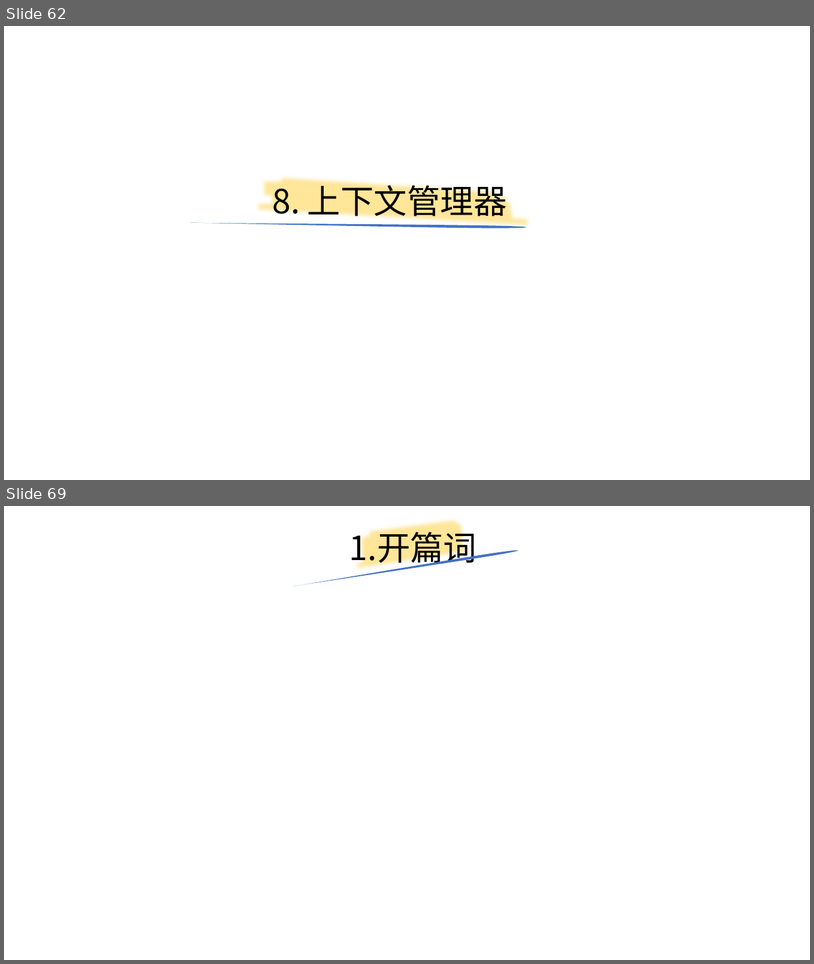
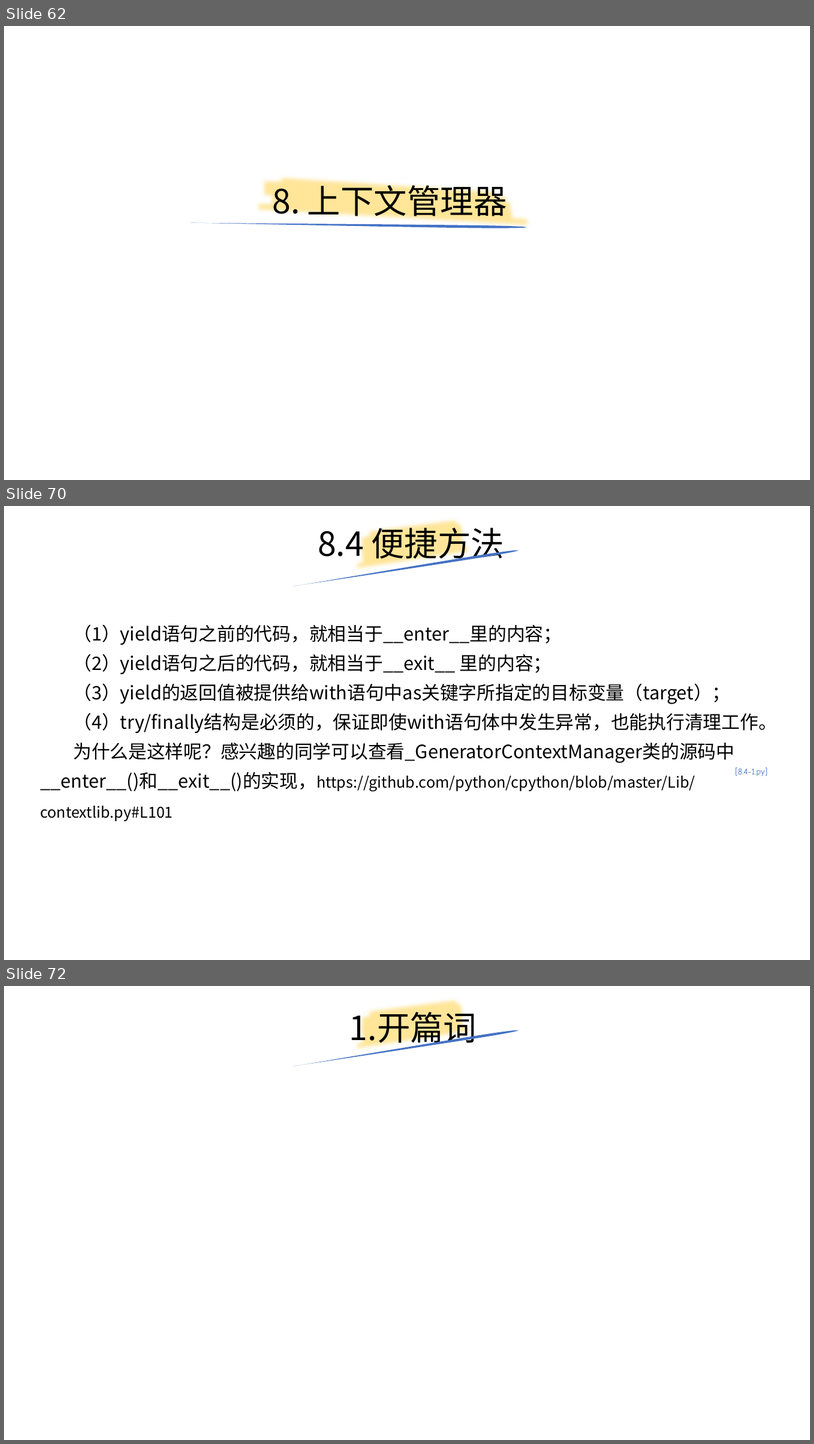
Before and after one commit to yiwenliu/CorePython, a slide deck: PPT/CorePython.pptx. Shown one above the other, each under a label of ours: slides 62 and 69 before the commit, slides 62, 70 and 72 after it; the slides between them are not shown. The pictures are 814x964 and 814x1444 pixels, drawn with LibreOffice and Linux fonts; fonts in the diff are those of the drawing. Boxes give left, top, right and bottom in pixels: in the first picture for what was removed or moved away, otherwise in the second. Text is boxed around its words. In the diff, an @@ line names an element or a change of style, - is before the commit and + after.

```diff
--- a/PPT/CorePython.pptx
+++ b/PPT/CorePython.pptx
@@ slide 70 added at (4,506,810,960), background #FFFFFF @@
@@ title added at (318,522,504,564), 39.6 pt, text #000000 @@
+8.4 便捷方法
@@ freeform shape added at (353,506,476,586), outline #FFE699 16 pt @@
@@ freeform shape added at (292,549,519,586), fill #4472C4 @@
@@ text added at (40,624,777,791), 22 pt, text #000000 @@
+（1）yield语句之前的代码，就相当于__enter__里的内容；
+（2）yield语句之后的代码，就相当于__exit__ 里的内容；
+（3）yield的返回值被提供给with语句中as关键字所指定的目标变量（target）；
+（4）try/finally结构是必须的，保证即使with语句体中发生异常，也能执行清理工作。
+为什么是这样呢？感兴趣的同学可以查看_GeneratorContextManager类的源码中__enter__()和__exit__()的实现，https://github.com/python/cpython/blob/master/Lib/contextlib.py#L101
@@ text added at (735,767,768,776), 18 pt, text #4472C4 @@
+[8.4-1.py]
@@ what was slide 69 is now slide 72 @@
```
Also in this commit, not shown: 6 slides changed, 2 other slides added, 3 other files.
